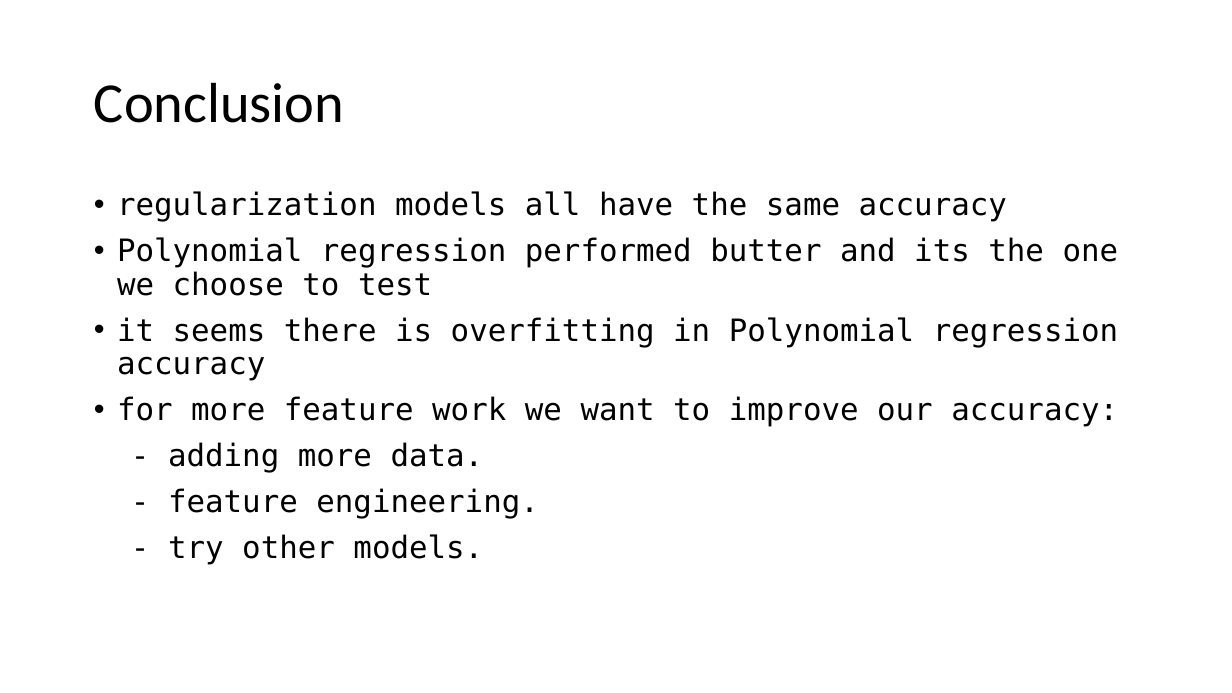
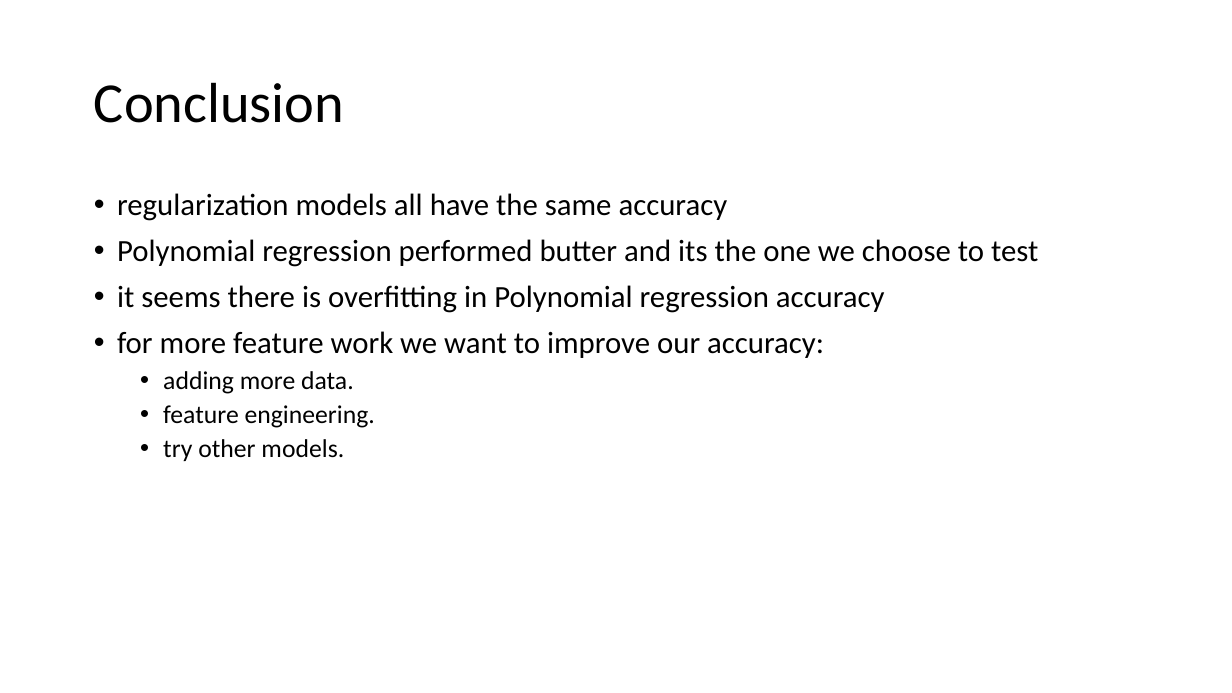
Before and after one commit to Jainlo/cali-housing-prices, a slide deck: slide 30 of California Housing Prices.pptx. Drawn at 1232x693 pixels with LibreOffice and Linux fonts; fonts in the diff are those of the drawing. Boxes give left, top, right and bottom in pixels: in the first picture for what was removed or moved away, otherwise in the second. Text is boxed around its words. In the diff, an @@ line names an element or a change of style, - is before the commit and + after.

```diff
--- a/California Housing Prices.pptx
+++ b/California Housing Prices.pptx
@@ text at bbox=[117, 193, 1038, 358]: font DejaVu Sans Mono to Calibri in "regularization models all have the same accuracy", "Polynomial regression performed butter and its the ...", "it seems there is overfitting in Polynomial ...", "for more feature work we want to ..." @@
@@ text at bbox=[163, 371, 375, 461]: text changed; size 24 to 20 pt; font DejaVu Sans Mono to Calibri @@
-- adding more data.
-- feature engineering.
-- try other models.
+  • adding more data.
+  • feature engineering.
+  • try other models.
```
Also in this commit, not shown: 2 other slides changed, 4 other files.
